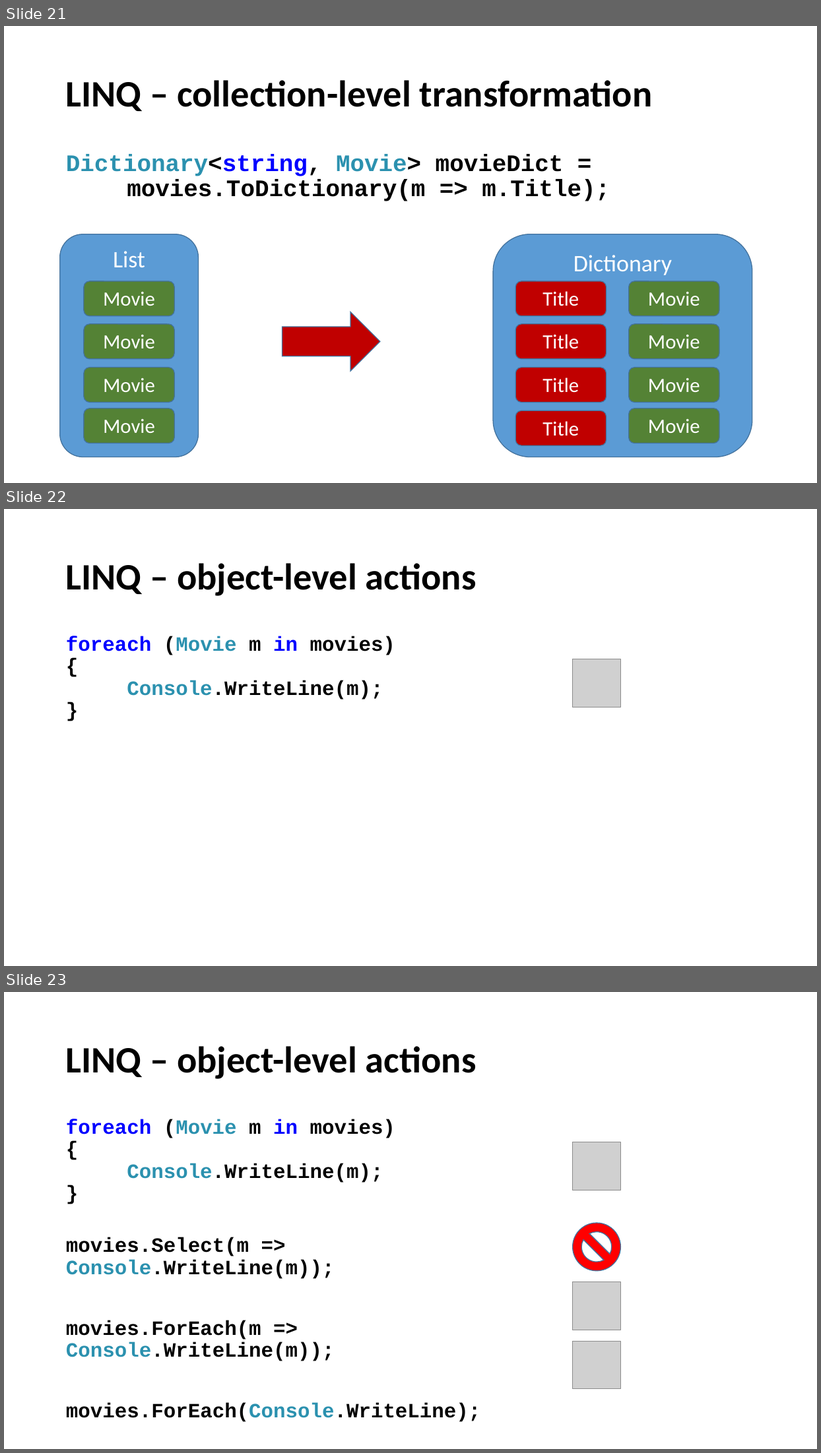
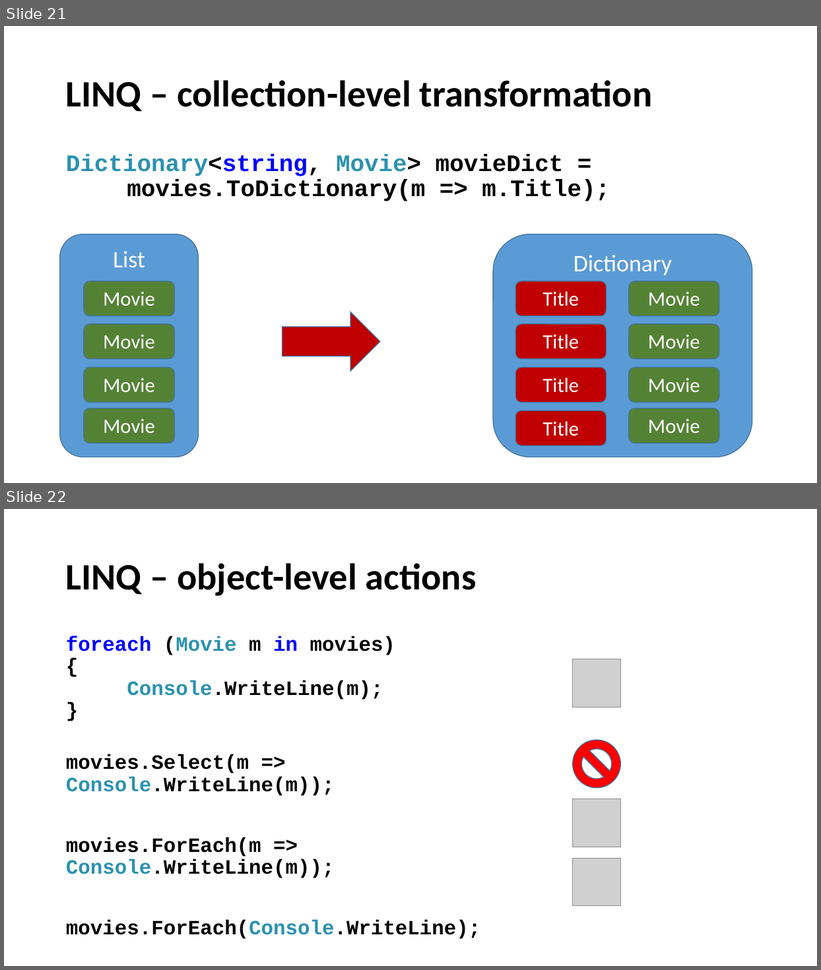
Before and after one commit to perl-easj/OOProg, a slide deck: ASWC/Presentations/ASWC_Day1_LINQ.pptx. Shown one above the other, each under a label of ours: slides 21, 22 and 23 before the commit, slides 21 and 22 after it. The pictures are 821x1453 and 821x970 pixels, drawn with LibreOffice and Linux fonts; fonts in the diff are those of the drawing; grey boxes stand for pictures. Boxes give left, top, right and bottom in pixels: in the first picture for what was removed or moved away, otherwise in the second. Text is boxed around its words. In the diff, an @@ line names an element or a change of style, - is before the commit and + after.

Commit message:
Update ASWC_Day1_LINQ.pptx
Minor corrections

```diff
--- a/ASWC/Presentations/ASWC_Day1_LINQ.pptx
+++ b/ASWC/Presentations/ASWC_Day1_LINQ.pptx
@@ slide 22 removed at [4, 509, 817, 966], background #FFFFFF @@
@@ title removed at [66, 563, 477, 596] @@
-LINQ – object-level actions
@@ text removed at [66, 636, 395, 700] @@
-foreach (Movie m in movies)
-{
-Console.WriteLine(m);
-}
@@ picture removed at [573, 659, 621, 708] @@
@@ what was slide 23 is now slide 22 @@
```
Also in this commit, not shown: 4 slides changed.
